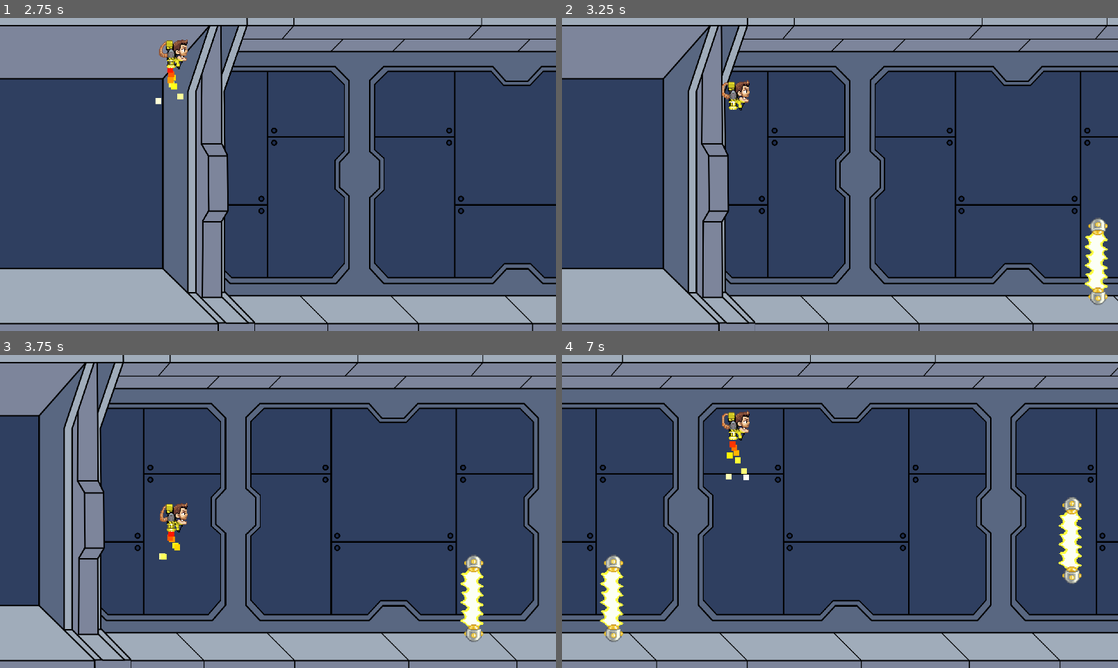
Above: before the commit, frames 1-4 (two rows, left to right).
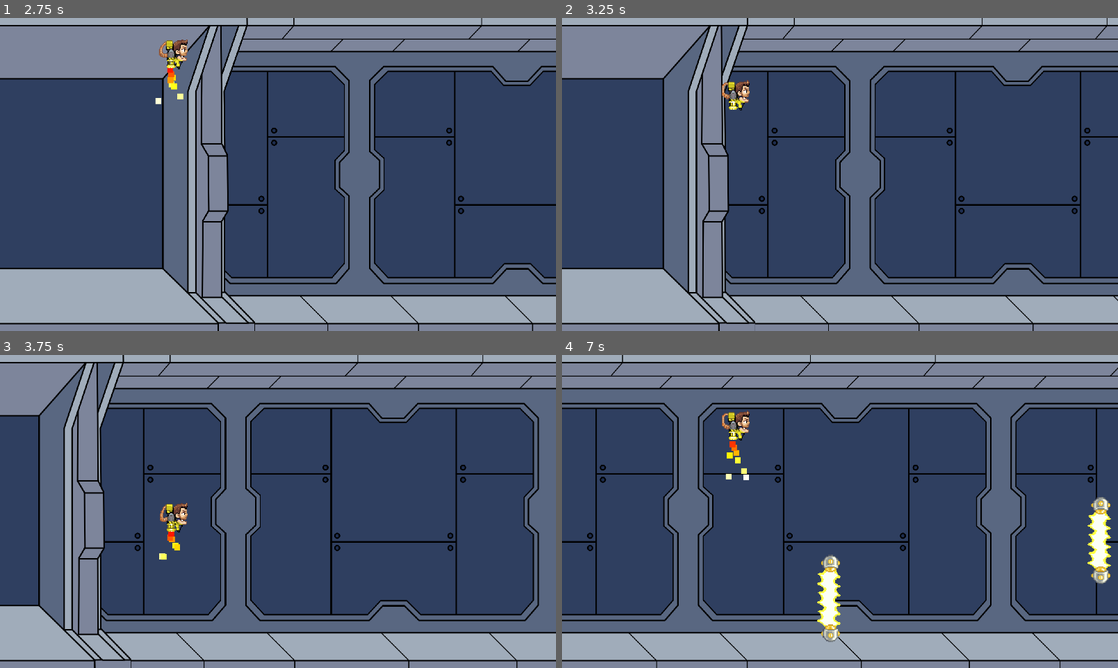
Above: after the commit, the same moments.

Repository: reyvanomario/data-dash
Game: Godot game, scene res://stages/main/main.tscn
The game is run twice, just before and just after one commit, with the same random seed, the same clock (stepped at 60 frames per second) and the same inputs.
Inputs (mouse positions are in pixels of both pictures, inside the frame that each line leads up to):
- Up to frame 1 (2.75 s): tap Enter at 0.5 s; move the mouse to (400, 158) at 0.52 s; press the mouse at (400, 158) at 0.53 s; move the mouse to (166, 190) at 1.27 s; release the mouse at (166, 190) at 1.28 s; click (166, 190) at 1.35 s; move the mouse to (333, 105) at 2.02 s; press the mouse at (333, 105) at 2.03 s
- Up to frame 2 (3.25 s): move the mouse to (812, 237) at 2.77 s; release the mouse at (812, 237) at 2.78 s; click (812, 237) at 2.85 s
- Up to frame 3 (3.75 s): move the mouse to (444, 558) at 3.52 s; press the mouse at (444, 558) at 3.53 s
- Up to frame 4 (7 s): move the mouse to (673, 464) at 4.27 s; release the mouse at (673, 464) at 4.28 s; click (673, 464) at 4.35 s; move the mouse to (867, 511) at 5.02 s; press the mouse at (867, 511) at 5.03 s; move the mouse to (756, 433) at 5.77 s; release the mouse at (756, 433) at 5.78 s; click (756, 433) at 5.85 s; move the mouse to (962, 495) at 6.52 s; press the mouse at (962, 495) at 6.53 s

Frame 1 is identical in both runs. In frame 2, 0.8% of the frame differs, in the area x 94-99%, y 63-92%; in frame 3, 0.8%; in frame 4, 3.3%, in the area x 6-99%, y 45-92%.

Commit message:
Update script docs, and some small adjustments for the interval spawner timer

Diff:
--- a/entities/obstacle/obstacle.gd
+++ b/entities/obstacle/obstacle.gd
@@ -1,15 +1,16 @@
 class_name Obstacle
 extends Area2D
+## Base class for player obstacles.
 
-signal spawned
-signal disabled
-signal screen_entered
-
+#region VARIABLES
+## The collision shape for the obstacle.
 @onready var collision_shape_2d: CollisionShape2D = $CollisionShape2D
+## Used to notify if the obstacle enters or exits the screen.
 @onready var visible_on_screen_notifier_2d: VisibleOnScreenNotifier2D = $VisibleOnScreenNotifier2D
 
+## An array with possible spawn points.
 var possible_spawn_points: Array[Vector2] = [Vector2(2000, 0)]
-
+## Used to respawn or disable the obstacle.
 var enabled: bool = false :
 	set(e):
 		if e == enabled:
@@ -27,7 +28,18 @@
 	set(s):
 		if s == scrolling: return
 		scrolling = s
+#endregion
 
+#region SIGNALS
+## Emitted when the obstacle is spawned.
+signal spawned
+## Emitted when the obstacle is disabled.
+signal disabled
+## Emitted when the obstacle enters the screen.
+signal screen_entered
+#endregion
+
+#region FUNCTIONS
 func _ready():
 	GameManager.game_changed.connect(func(game:int):
 		match game:
@@ -52,13 +64,16 @@
 	if scrolling:
 		position.x += (-GameManager.speed + speed) * delta
 
+## Used to disable the obstacle.
 func disable() -> void:
 	visible = false
 	process_mode = ProcessMode.PROCESS_MODE_DISABLED
 	disabled.emit()
 
+## Used to spawn the obstacle.
 func spawn() -> void:
 	position = possible_spawn_points.pick_random()
 	visible = true
 	process_mode = ProcessMode.PROCESS_MODE_INHERIT
 	spawned.emit()
+#endregion
--- a/entities/obstacle/zapper/zapper.gd
+++ b/entities/obstacle/zapper/zapper.gd
@@ -1,9 +1,15 @@
 class_name Zapper
 extends Obstacle
+## A static or rotating energy field, acting as an obstacle for the player.
 
+#region VARIABLES
+## The initial rotation in radians.
 var init_rotation: float = 0
+## Is it rotating?
 var is_rotating: bool = false
+#endregion
 
+#region FUNCTIONS
 func _ready() -> void:
 	self.possible_spawn_points = [
 		Vector2(2000, 240),
@@ -26,3 +32,4 @@
 func disable() -> void:
 	super.disable()
 	rotation = init_rotation
+#endregion
--- a/stages/main/main.tscn
+++ b/stages/main/main.tscn
@@ -1,11 +1,10 @@
-[gd_scene load_steps=7 format=3 uid="uid://dkiufj3yhj50s"]
+[gd_scene load_steps=6 format=3 uid="uid://dkiufj3yhj50s"]
 
 [ext_resource type="PackedScene" uid="uid://d370gfo85kgf6" path="res://stages/parallax_background/parallax_background.tscn" id="1_6cvk4"]
 [ext_resource type="PackedScene" uid="uid://e4unmckmojc6" path="res://ui/start_screen/start_screen.tscn" id="2_dox6r"]
 [ext_resource type="PackedScene" uid="uid://cw101ycuhjuav" path="res://entities/player/player.tscn" id="3_7gqhq"]
 [ext_resource type="PackedScene" uid="uid://bua8h7f2d4u26" path="res://ui/game_over_screen/game_over_screen.tscn" id="3_vmle4"]
-[ext_resource type="Script" path="res://utilities/spawner/interval_spawner.gd" id="5_mftvk"]
-[ext_resource type="PackedScene" uid="uid://bp72kj0ecgu1t" path="res://entities/obstacle/zapper/zapper.tscn" id="5_v0t8o"]
+[ext_resource type="PackedScene" uid="uid://b5ti0vhekv3ep" path="res://utilities/spawner/interval_spawner.tscn" id="5_s4wfr"]
 
 [node name="Main" type="Node2D"]
 
@@ -21,6 +20,4 @@
 [node name="Player" parent="." instance=ExtResource("3_7gqhq")]
 position = Vector2(600, 940)
 
-[node name="IntervalSpawner" type="Node2D" parent="."]
-script = ExtResource("5_mftvk")
-obstacle_scenes = Array[PackedScene]([ExtResource("5_v0t8o")])
+[node name="IntervalSpawner" parent="." instance=ExtResource("5_s4wfr")]
--- a/stages/parallax_background/parallax_background.gd
+++ b/stages/parallax_background/parallax_background.gd
@@ -1,10 +1,14 @@
+class_name GameBackground
 extends ParallaxBackground
+## The games scrollable background.
 
+#region VARIABLES
 ## Is the game playing and scrolling?
 var scrolling:bool = false :
 	set(s):
 		if s == scrolling: return
 		scrolling = s
+#endregion
 
 #region FUNCTIONS
 func _ready() -> void:
--- a/stages/parallax_background/parallax_background.tscn
+++ b/stages/parallax_background/parallax_background.tscn
@@ -9,7 +9,7 @@
 
 [sub_resource type="WorldBoundaryShape2D" id="WorldBoundaryShape2D_7pn3i"]
 
-[node name="ParallaxBackground" type="ParallaxBackground"]
+[node name="GameBackground" type="ParallaxBackground"]
 script = ExtResource("1_0fqyy")
 
 [node name="boundaries" type="Node" parent="."]
--- a/ui/game_over_screen/game_over_screen.gd
+++ b/ui/game_over_screen/game_over_screen.gd
@@ -1,7 +1,10 @@
 extends Control
 
+#region VARIABLES
 @onready var restart_button: Button = $VBoxContainer/restart_button
+#endregion
 
+#region FUNCTIONS
 func _ready() -> void:
 	GameManager.game_changed.connect(func(game):
 		match game:
@@ -11,3 +14,4 @@
 				visible = true
 	)
 	restart_button.pressed.connect(func(): GameManager.game = GameManager.Game.NEW)
+#endregion
--- a/utilities/game/game_manager.gd
+++ b/utilities/game/game_manager.gd
@@ -29,8 +29,7 @@
 ## The current game state.[br]
 ## Can only be set to one of the [enum Game] enum values.[br]
 ## When changed, the [signal game_changed] signal will be emitted together with the new value.[br]
-## If [enum Game][param .OVER] or [enum Game][param .NEW]: [member speed] is set to [enum Speed][param .RESET].
-## If [enum Game][param .PLAYING]: [member speed] is set to [enum Speed][param .START].
+## [member speed] will also change depending on the new game state.
 var game:int = Game.NEW :
 	set(g):
 		if g == game:
--- a/utilities/spawner/interval_spawner.gd
+++ b/utilities/spawner/interval_spawner.gd
@@ -1,28 +1,48 @@
 class_name IntervalSpawner
 extends Node2D
+## The interval spawner.
+##
+## Responsible to spawn obstacles in different intervals.
 
+#region VARIABLES
+## All obstacle scenes.
 @export var obstacle_scenes: Array[PackedScene]
 
+## Timer to track distance between intervals
+@onready var timer: Timer = $Timer
+
+## The minimum time between obstacles.[br]
+## This will decrease while the game speed increases.
 var interval_min: float = 1.0
+## The maximum time between obstacles.[br]
+## This will decrease while the game speed increases.
 var interval_max: float = 5.0
+## All instantiated but disabled obstacles to be respawned.
 var obstacle_pool: Array[Obstacle] = []
+#endregion
 
+#region FUNCTIONS
 func _ready() -> void:
+	# always spawn a new obstacle and restart the timer when the timer reaches the end
+	timer.timeout.connect(func(): spawn_obstacle(); start_timer())
 	GameManager.game_changed.connect(func(game):
 		match game:
 			GameManager.Game.PLAYING:
-				wait_before_spawn()
+				start_timer()
+			GameManager.Game.OVER, GameManager.Game.NEW:
+				timer.stop()
 	)
 
-func wait_before_spawn():
+## Start the interval timer.
+func start_timer():
 	var interval_divider = GameManager.speed / GameManager.Speed.START
 	var time = randf_range(
 		interval_min / interval_divider,
 		interval_max / interval_divider
 	)
-	await get_tree().create_timer(time).timeout
-	spawn_obstacle()
+	timer.start(time)
 
+## Get an obstacle, either a newly instantiated or a reusable.
 func get_obstacle() -> Obstacle:
 	if obstacle_pool.is_empty():
 		var obstacle:Obstacle = obstacle_scenes.pick_random().instantiate()
@@ -32,6 +52,7 @@
 		return obstacle
 	return obstacle_pool.pop_front()
 
+## Spawn or respawn an obstacle.
 func spawn_obstacle() -> void:
 	# check if movement has stopped before continuing
 	if GameManager.game != GameManager.Game.PLAYING:
@@ -39,5 +60,4 @@
 
 	var obstacle:Obstacle = self.get_obstacle()
 	obstacle.enabled = true
-
-	wait_before_spawn()
+#endregion
--- /dev/null
+++ b/utilities/spawner/interval_spawner.tscn
@@ -0,0 +1,10 @@
+[gd_scene load_steps=3 format=3 uid="uid://b5ti0vhekv3ep"]
+
+[ext_resource type="Script" path="res://utilities/spawner/interval_spawner.gd" id="1_p1mdu"]
+[ext_resource type="PackedScene" uid="uid://bp72kj0ecgu1t" path="res://entities/obstacle/zapper/zapper.tscn" id="2_1vmiy"]
+
+[node name="IntervalSpawner" type="Node2D"]
+script = ExtResource("1_p1mdu")
+obstacle_scenes = Array[PackedScene]([ExtResource("2_1vmiy")])
+
+[node name="Timer" type="Timer" parent="."]
